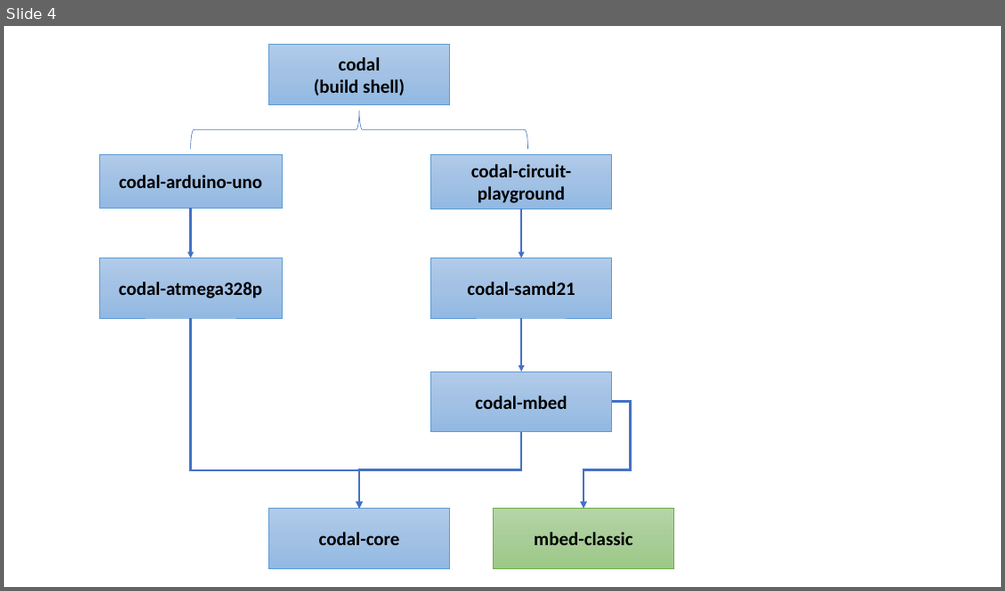
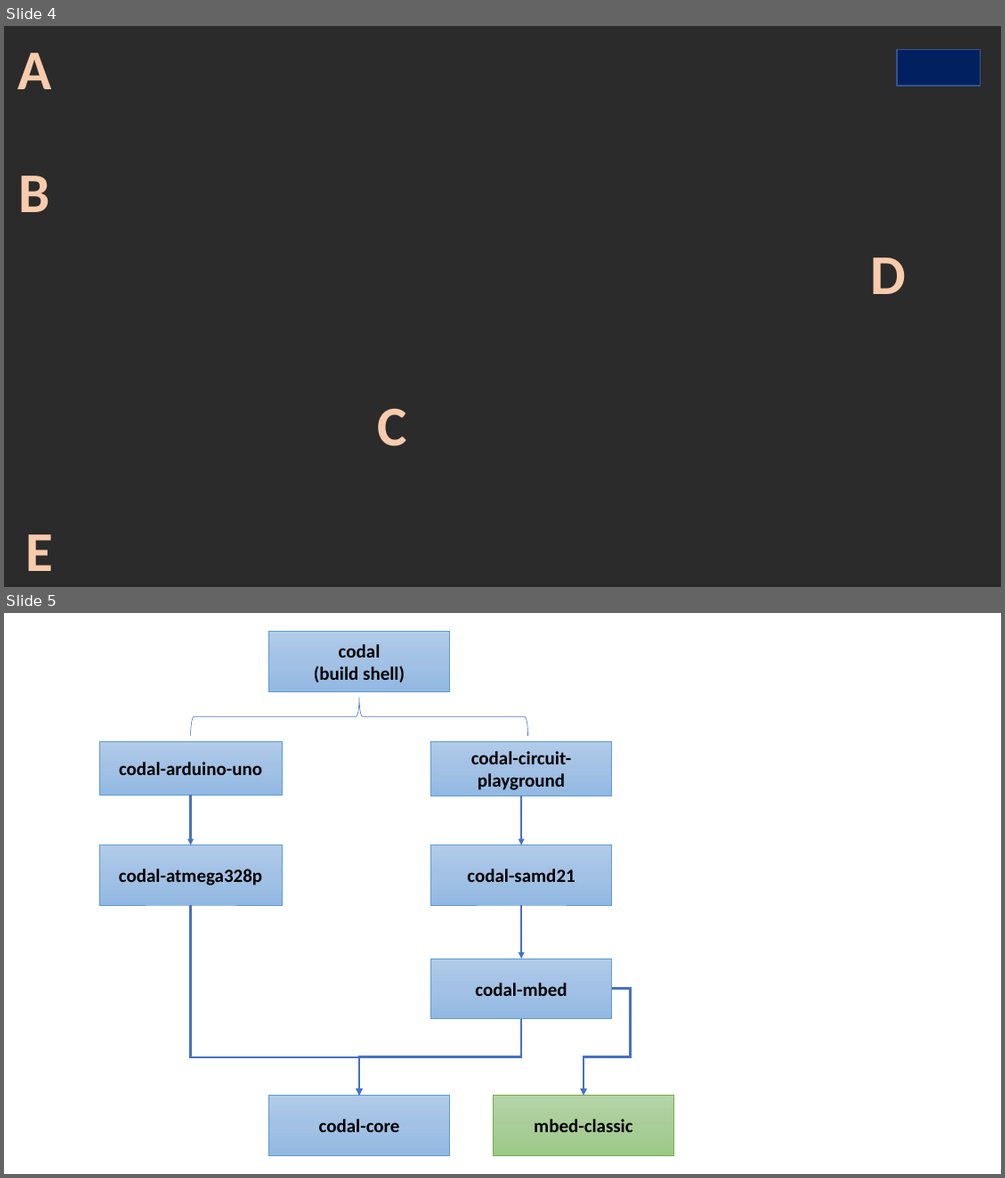
Before and after one commit to microsoft/pxt, a slide deck: papers/tr2017/diagrams.pptx. Shown one above the other, each under a label of ours: slide 4 before the commit, slides 4 and 5 after it. The pictures are 1005x591 and 1005x1178 pixels, drawn with LibreOffice and Linux fonts; fonts in the diff are those of the drawing; background and template pictures are left out; a plain dark background stands for a picture behind light text. Boxes give left, top, right and bottom in pixels: in the first picture for what was removed or moved away, otherwise in the second. Text is boxed around its words. In the diff, an @@ line names an element or a change of style, - is before the commit and + after.

```diff
--- a/papers/tr2017/diagrams.pptx
+++ b/papers/tr2017/diagrams.pptx
@@ slide 4 added at (4, 26, 1001, 587), background picture (left out) @@
@@ rectangle added at (897, 50, 979, 86), fill #002060, outline #325491 1 pt @@
@@ text added at (18, 53, 52, 89), 54 pt, text #F8CBAD, bold @@
+A
@@ text added at (18, 176, 49, 212), 54 pt, text #F8CBAD, bold @@
+B
@@ text added at (870, 257, 906, 294), 54 pt, text #F8CBAD, bold @@
+D
@@ text added at (377, 408, 406, 446), 54 pt, text #F8CBAD, bold @@
+C
@@ text added at (26, 534, 54, 571), 54 pt, text #F8CBAD, bold @@
+E
@@ what was slide 4 is now slide 5 @@
```
Also in this commit, not shown: 4 other files.
